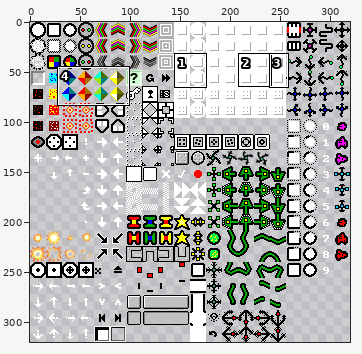
Sprite sheet: res/kye.png. Above: a wide view before the commit, with the close-up outlined.
Close-up. First the earlier version:
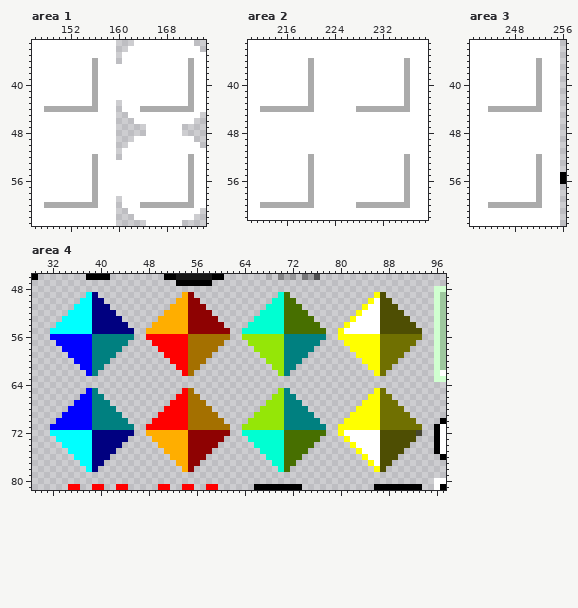
The file is 320x320 pixels. Pixels under 10% opacity are left out. Colours within 5 levels of each other are drawn and written as one. Shown: area 1: x 146..174, y 33..63; area 2: x 210..239, y 33..62; area 3: x 241..256, y 33..63; area 4: x 29..97, y 46..81. The commit also changed other parts of the picture, which this record leaves out.
And afterwards:
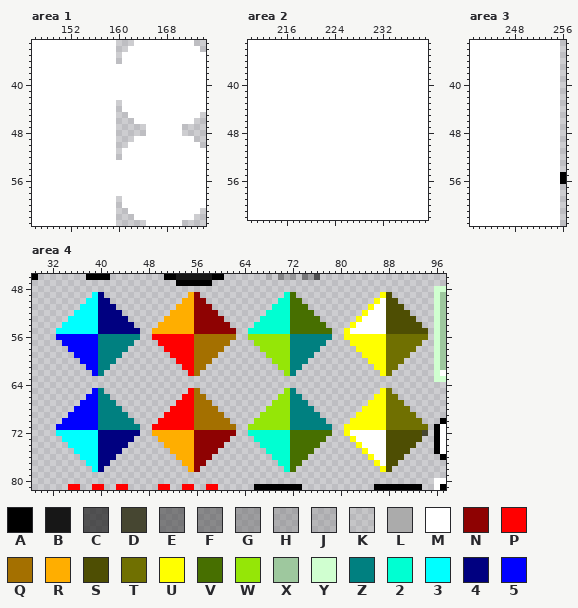
Palette (. is transparent): A #000000  B #171717  C #252525bb  D #464631  E #46464699  F #5252528d  G #68686878  H #7c7c7c64  J #8a8a8a56  K #a7a7a738  L #ababab  M #ffffff  N #8e0202  P #ff0000  Q #a47000  R #ffae00  S #4e4e03  T #707001  U #ffff00  V #476f00  W #95e607  X #9ec89e  Y #d0ffd0  Z #008080  2 #00ffd2  3 #00ffff  4 #000080  5 #0000ff
Difference:
Changed rows in their new state; - is an unchanged pixel.
Area 1:
first column x 148:
36 --------M---------------M
37 --------M---------------M
38 --------M---------------M
39 --------M---------------M
40 --------M---------------M
41 --------M---------------M
42 --------M---------------M
43 --------M---------------M
44 MMMMMMMMM-------MMMMMMMMM
first column x 148:
52 --------M---------------M
53 --------M---------------M
54 --------M---------------M
55 --------M---------------M
56 --------M---------------M
57 --------M---------------M
58 --------M---------------M
59 --------M---------------M
60 MMMMMMMMM-------MMMMMMMMM
Area 2:
first column x 212:
36 --------M---------------M
37 --------M---------------M
38 --------M---------------M
39 --------M---------------M
40 --------M---------------M
41 --------M---------------M
42 --------M---------------M
43 --------M---------------M
44 MMMMMMMMM-------MMMMMMMMM
first column x 212:
52 --------M---------------M
53 --------M---------------M
54 --------M---------------M
55 --------M---------------M
56 --------M---------------M
57 --------M---------------M
58 --------M---------------M
59 --------M---------------M
60 MMMMMMMMM-------MMMMMMMMM
Area 3:
first column x 244:
36 --------M
37 --------M
38 --------M
39 --------M
40 --------M
41 --------M
42 --------M
43 --------M
44 MMMMMMMMM
first column x 244:
52 --------M
53 --------M
54 --------M
55 --------M
56 --------M
57 --------M
58 --------M
59 --------M
60 MMMMMMMMM
Area 4:
first column x 32:
49 ------.34-------------.RN-------------.2V-------------.US------
50 -----.-3-4-----------.-R-N-----------.-2-V-----------.UM-S-----
51 ----.--3--4---------.--R--N---------.--2--V---------.U-M--S----
52 ---.---3---4-------.---R---N-------.---2---V-------.U--M---S---
53 --.----3----4-----.----R----N-----.----2----V-----.U---M----S--
54 -.-----3-----4---.-----R-----N---.-----2-----V---.U----M-----S-
55 .------3------4-.------R------N-.------2------V-.U-----M------S
56 .------5------Z-.------P------Q-.------W------Z-.------U------T
57 -.-----5-----Z---.-----P-----Q---.-----W-----Z---.-----U-----T-
58 --.----5----Z-----.----P----Q-----.----W----Z-----.----U----T--
59 ---.---5---Z-------.---P---Q-------.---W---Z-------.---U---T---
60 ----.--5--Z---------.--P--Q---------.--W--Z---------.--U--T----
61 -----.-5-Z-----------.-P-Q-----------.-W-Z-----------.-U-T-----
62 ------.5Z-------------.PQ-------------.WZ-------------.UT------
65 ------.5Z-------------.PQ-------------.WZ-------------.UT------
66 -----.-5-Z-----------.-P-Q-----------.-W-Z-----------.-U-T-----
67 ----.--5--Z---------.--P--Q---------.--W--Z---------.--U--T----
68 ---.---5---Z-------.---P---Q-------.---W---Z-------.---U---T---
69 --.----5----Z-----.----P----Q-----.----W----Z-----.----U----T--
70 -.-----5-----Z---.-----P-----Q---.-----W-----Z---.-----U-----T-
71 .------5------Z-.------P------Q-.------W------Z-.------U------T
72 .------3------4-.------R------N-.------2------V-.U-----M-----SD
73 -.-----3-----4---.-----R-----N---.-----2-----V---.U----M-----S-
74 --.----3----4-----.----R----N-----.----2----V-----.U---M----S--
75 ---.---3---4-------.---R---N-------.---2---V-------.U--M---S---
76 ----.--3--4---------.--R--N---------.--2--V---------.U-M--S----
77 -----.-3-4-----------.-R-N-----------.-2-V-----------.UM-S-----
78 ------.34-------------.RN-------------.2V-------------.US------
